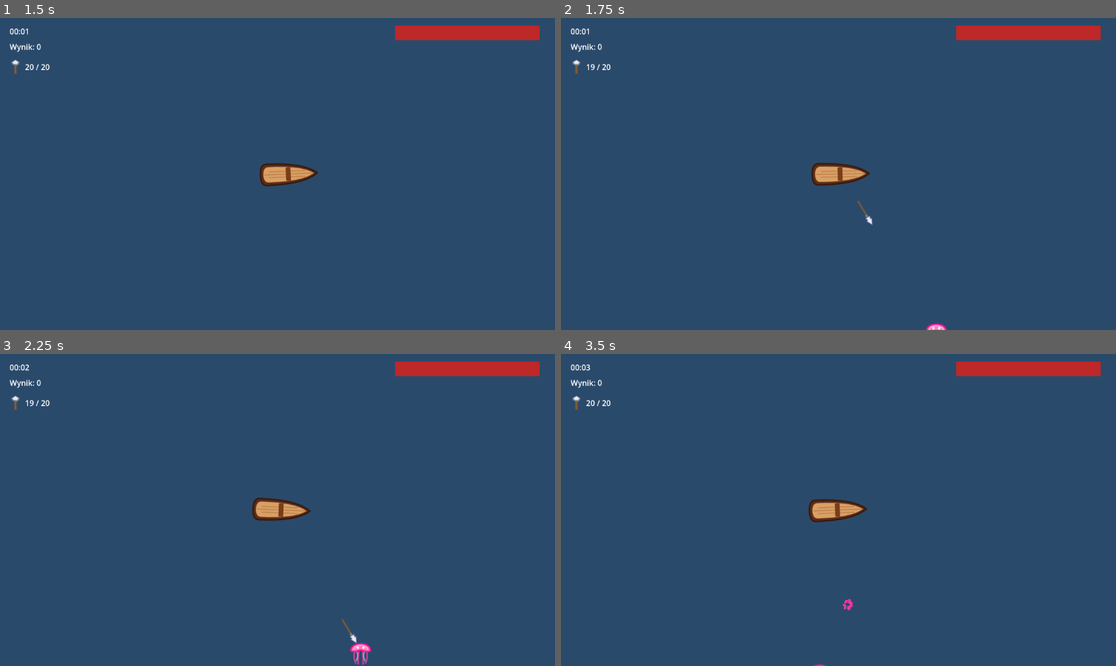
Above: before the commit, frames 1-4 (two rows, left to right).
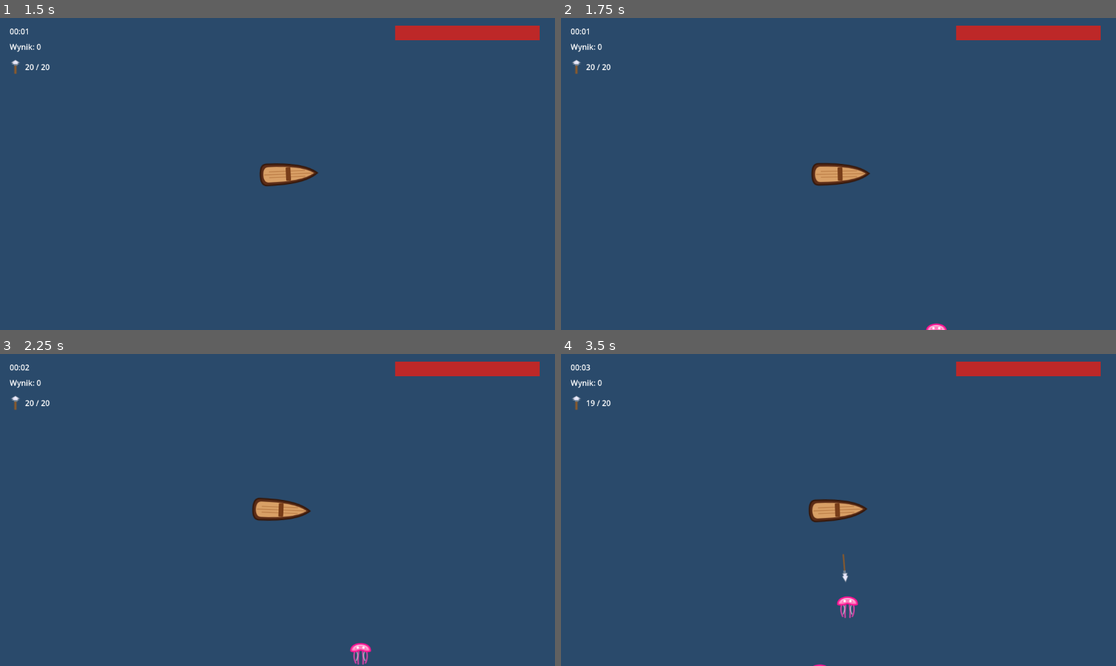
Above: after the commit, the same moments.

Repository: stap1/SCIM
Game: Godot game, scene res://scenes/Main.tscn
Two runs of this game, one before a commit and one after it. Both use one fixed random seed, a clock stepped at 60 frames per second and the inputs below.
Inputs (mouse positions are in pixels of both pictures, inside the frame that each line leads up to):
- Up to frame 1 (1.5 s): tap Enter at 0.5 s; move the mouse to (399, 158) at 0.52 s; hold Right 0.53-1.25 s; hold Shift 0.53-1.25 s; click (399, 158) at 0.67 s; drag from (166, 189) to (294, 174) at 1.27 s
- Up to frame 2 (1.75 s): no input
- Up to frame 3 (2.25 s): move the mouse to (333, 441) at 2.02 s; hold Right from 2.03 s (still down); tap Ctrl at 2.1 s
- Up to frame 4 (3.5 s): release Right at 2.75 s; drag from (810, 572) to (672, 463) at 2.77 s

Frame 1 is identical in both runs. In frame 2, less than 0.1% of the frame differs, in the area x 4-57%, y 14-67%; in frame 3, less than 0.1%; in frame 4, 0.2%, in the area x 4-54%, y 14-85%.

Commit message:
Krok 10: auto-celowanie wydzielone do AutoAttacker + czysta find_nearest
- auto_attacker.gd (nowy, wezel AutoAttacker - dziecko Boat): wlasny Timer
  co attack_interval=0.8; znajduje najblizszego wroga w attack_range=350,
  pobiera harpun z HarpoonPool i strzela z pozycji lodzi ku celowi.
  is_instance_valid na wrogach (mogli zginac). czysta find_nearest()
- boat.gd: usuniete celowanie (_on_weapon_timer_timeout/_shoot_at) i WeaponTimer;
  dodane publiczne play_shoot_sound() dla AutoAttacker
- boat.tscn: usuniety WeaponTimer i jego connection, dodany wezel AutoAttacker
- test/test_auto_attacker.gd: find_nearest (w zasiegu / poza zasiegiem),
  integracja: jeden cykl ataku aktywuje harpun lecacy ku wrogowi

Balans: fire co 0.8s (zamiast 1.5) rownowazy 2-trafieniowe zabicie z kroku 9;
attack_range=350 ogranicza zasieg auto-ataku.

43/43 testow GUT zielonych. Smoke-run bez bledow skryptow.

Co-Authored-By: Claude Opus 4.8 <noreply@anthropic.com>

Diff:
--- a/scenes/player/boat.tscn
+++ b/scenes/player/boat.tscn
@@ -3,6 +3,7 @@
 [ext_resource type="Script" uid="uid://cb28khn2ubxbc" path="res://scripts/player/boat.gd" id="1_webh6"]
 [ext_resource type="Texture2D" uid="uid://blsotf7ntv08v" path="res://assets/lodz.svg.svg" id="2_webh6"]
 [ext_resource type="AudioStream" uid="uid://bdatr0e725hkj" path="res://audio/sfx/GameFX_Shoot_01_fx_BANDLAB.wav" id="3_km2v0"]
+[ext_resource type="Script" path="res://scripts/systems/auto_attacker.gd" id="4_autoatk"]
 
 [sub_resource type="CircleShape2D" id="CircleShape2D_webh6"]
 radius = 16.0
@@ -25,10 +26,6 @@
 position_smoothing_enabled = true
 position_smoothing_speed = 5.0
 
-[node name="WeaponTimer" type="Timer" parent="." unique_id=1529080301]
-wait_time = 1.5
-autostart = true
-
 [node name="ShootSound" type="AudioStreamPlayer2D" parent="." unique_id=1704533202]
 stream = ExtResource("3_km2v0")
 
@@ -39,4 +36,5 @@
 [node name="HurtboxShape" type="CollisionShape2D" parent="Hurtbox"]
 shape = SubResource("CircleShape2D_hurtbox")
 
-[connection signal="timeout" from="WeaponTimer" to="." method="_on_weapon_timer_timeout"]
+[node name="AutoAttacker" type="Node" parent="."]
+script = ExtResource("4_autoatk")
--- a/scripts/player/boat.gd
+++ b/scripts/player/boat.gd
@@ -14,7 +14,6 @@
 # --- ZMIENNA DO ANIMACJI FAL (JUICE) ---
 var wave_time: float = 0.0
 
-@onready var weapon_timer: Timer = $WeaponTimer
 @onready var shoot_sound: AudioStreamPlayer2D = $ShootSound
 @onready var hurtbox: Area2D = $Hurtbox
 
@@ -30,11 +29,6 @@
 	# a polling w _physics_process zapewnia obrazenia ciagle (oba bramkowane cooldownem).
 	if hurtbox:
 		hurtbox.body_entered.connect(_on_hurtbox_body_entered)
-
-	if weapon_timer:
-		if weapon_timer.timeout.is_connected(_on_weapon_timer_timeout):
-			weapon_timer.timeout.disconnect(_on_weapon_timer_timeout)
-		weapon_timer.timeout.connect(_on_weapon_timer_timeout)
 
 func _physics_process(delta: float) -> void:
 	_handle_movement(delta)
@@ -113,37 +107,10 @@
 	hide()
 	set_physics_process(false)
 
-	if weapon_timer:
-		weapon_timer.stop()
-
-func _on_weapon_timer_timeout() -> void:
-	var enemies = get_tree().get_nodes_in_group("enemies")
-	if enemies.size() == 0:
-		return
-
-	var closest_enemy = enemies[0]
-	var min_distance = global_position.distance_to(closest_enemy.global_position)
-
-	for enemy in enemies:
-		var dist = global_position.distance_to(enemy.global_position)
-		if dist < min_distance:
-			min_distance = dist
-			closest_enemy = enemy
-
-	_shoot_at(closest_enemy.global_position)
-
-func _shoot_at(target_position: Vector2) -> void:
-	var pool = get_tree().get_first_node_in_group("harpoon_pool")
-	if pool == null:
-		return
-
-	var harpoon = pool.get_harpoon()
-	if harpoon:
-		var shoot_dir = (target_position - global_position).normalized()
-		harpoon.fire(global_position, shoot_dir)
-
-		if shoot_sound:
-			shoot_sound.play()
+# Dzwiek strzalu - publiczne API dla AutoAttacker (strzela harpunami przez pule).
+func play_shoot_sound() -> void:
+	if shoot_sound:
+		shoot_sound.play()
 
 # --- ODŚWIEŻANIE WIZUALNE I LICZNIK ---
 func _process(delta: float) -> void:
--- /dev/null
+++ b/scripts/systems/auto_attacker.gd
@@ -0,0 +1,59 @@
+extends Node
+
+# Auto-celowanie: co attack_interval znajduje najblizszego wroga w zasiegu,
+# pobiera harpun z HarpoonPool i strzela z pozycji lodzi w jego kierunku.
+
+@export var attack_interval: float = 0.8
+@export var attack_range: float = 350.0
+
+var _timer: Timer
+
+func _ready() -> void:
+	_timer = Timer.new()
+	_timer.wait_time = attack_interval
+	_timer.autostart = true
+	_timer.timeout.connect(_on_timeout)
+	add_child(_timer)
+
+func _on_timeout() -> void:
+	if GameState.is_game_over:
+		return
+
+	var player := get_tree().get_first_node_in_group("player")
+	if player == null:
+		return
+
+	# Zbieramy pozycje zywych wrogow (is_instance_valid - mogli zginac w tej klatce).
+	var valid: Array = []
+	var positions: Array[Vector2] = []
+	for e in get_tree().get_nodes_in_group("enemies"):
+		if is_instance_valid(e):
+			valid.append(e)
+			positions.append(e.global_position)
+
+	var idx := find_nearest(player.global_position, positions, attack_range)
+	if idx == -1:
+		return
+
+	var target = valid[idx]
+	var pool := get_tree().get_first_node_in_group("harpoon_pool")
+	if pool == null:
+		return
+
+	var harpoon = pool.get_harpoon()
+	if harpoon:
+		var dir: Vector2 = (target.global_position - player.global_position).normalized()
+		harpoon.fire(player.global_position, dir)
+		if player.has_method("play_shoot_sound"):
+			player.play_shoot_sound()
+
+# Czysta funkcja bez zaleznosci od drzewa: indeks najblizszej pozycji w zasiegu (lub -1).
+static func find_nearest(origin: Vector2, positions: Array[Vector2], max_range: float) -> int:
+	var best := -1
+	var best_dist := INF
+	for i in positions.size():
+		var d := origin.distance_to(positions[i])
+		if d <= max_range and d < best_dist:
+			best = i
+			best_dist = d
+	return best
--- /dev/null
+++ b/test/test_auto_attacker.gd
@@ -0,0 +1,51 @@
+extends GutTest
+
+# KROK 10 (Prompt 10): auto-celowanie. Czysta find_nearest + integracja cyklu ataku.
+
+const AutoAttackerScript := preload("res://scripts/systems/auto_attacker.gd")
+const HarpoonPoolScript := preload("res://scripts/weapons/harpoon_pool.gd")
+const EnemyScene := preload("res://scenes/enemies/enemy.tscn")
+
+func before_each() -> void:
+	GameState.reset()
+
+func test_find_nearest_in_range() -> void:
+	var positions: Array[Vector2] = [Vector2(100, 0), Vector2(10, 0), Vector2(500, 0)]
+	assert_eq(AutoAttackerScript.find_nearest(Vector2.ZERO, positions, 350.0), 1,
+		"najblizszy w zasiegu to indeks 1 (500 poza zasiegiem)")
+
+func test_find_nearest_all_out_of_range() -> void:
+	var positions: Array[Vector2] = [Vector2(1000, 0), Vector2(0, 800)]
+	assert_eq(AutoAttackerScript.find_nearest(Vector2.ZERO, positions, 350.0), -1,
+		"wszystko poza zasiegiem -> -1")
+
+func test_attack_cycle_fires_at_enemy() -> void:
+	var player := Node2D.new()
+	player.add_to_group("player")
+	add_child_autofree(player)
+	player.global_position = Vector2.ZERO
+
+	var enemy = EnemyScene.instantiate()
+	add_child_autofree(enemy)
+	enemy.global_position = Vector2(100, 0)
+
+	var pool = HarpoonPoolScript.new()
+	pool.pool_size = 5
+	add_child_autofree(pool)
+
+	var auto = AutoAttackerScript.new()
+	auto.attack_range = 350.0
+	add_child_autofree(auto)
+
+	await wait_physics_frames(1)
+	auto._on_timeout() # jeden cykl ataku
+
+	var fired = null
+	for h in pool.get_children():
+		if h.has_method("fire") and h.active:
+			fired = h
+			break
+	assert_not_null(fired, "po cyklu ataku jeden harpun stal sie aktywny")
+	if fired:
+		assert_gt(fired.direction.x, 0.5, "harpun leci ku wrogowi (kierunek +x)")
+	await wait_physics_frames(1)
Not shown, added: scripts/systems/auto_attacker.gd.uid
Not shown, added: test/test_auto_attacker.gd.uid
